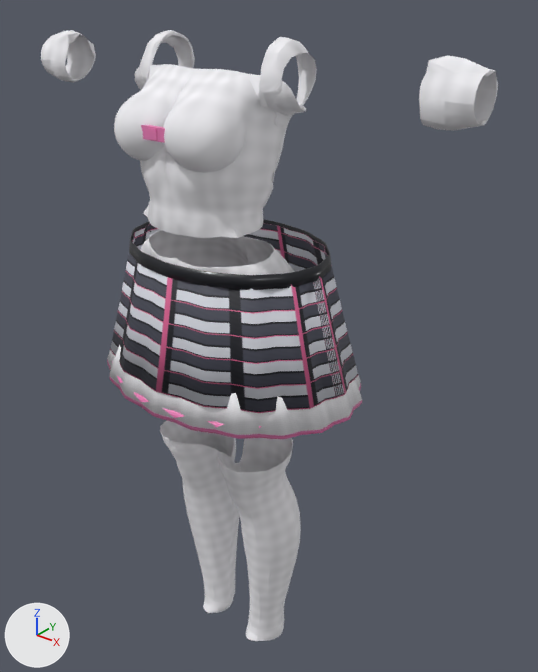
The FBX model Assets/GenWorks/siroino-cyber-kawaii-large/Models/SiroinoCyberKawaii.fbx: old version first, new version second.
One viewpoint serves both versions: a camera (50 mm lens) standing at (0.657, -0.73, 1.125) and looking at (0.026, 0.059, 0.636). Every picture has the same lights, and +X, +Y and +Z are marked at lower left. The picture after the commit comes second.

Objects in the first picture: 'Black_Pink_Plaid_Pleated_Skirt', 'Black_Skirt_Waistband', 'Pink_Underskirt_Hem', 'White_Cropped_Blouse_Front', 'White_Detached_Sleeve_L', 'White_Detached_Sleeve_R', 'White_Puff_Sleeve_L', 'White_Puff_Sleeve_R', 'White_Ruffle_Underskirt', 'White_Thigh_High_Stockings', 'White_Waist_Base' and 4 more.
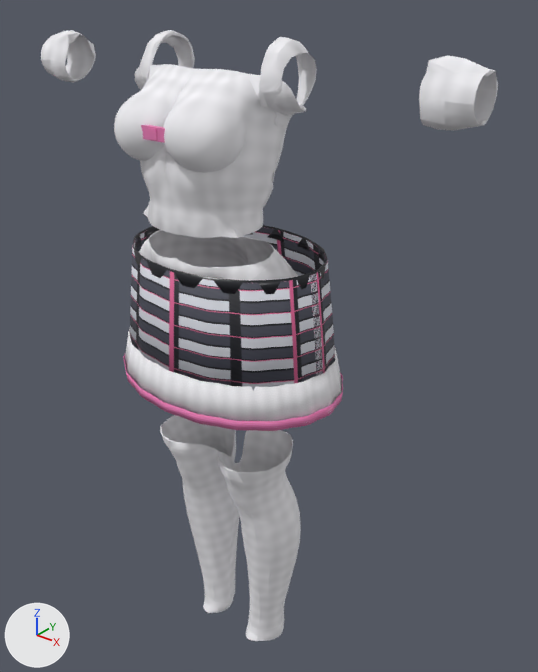
The edits, one by one:
me_white_ruffle_underskirt_mesh is used by ob_white_ruffle_underskirt; location (0.0, 0.0, 0.0).
me_white_ruffle_underskirt_mesh had 320 vertices, 640 faces and spanned x -0.21..0.21, y -0.156..0.156, z 0.595..0.65.
me_white_ruffle_underskirt_mesh now has 320 vertices, 640 faces and spans x -0.181..0.181, y -0.135..0.135, z 0.591..0.646.
me_white_ruffle_underskirt_mesh part 3: 320 of 320 vertices moved; they spanned x -0.21..0.21, y -0.156..0.156, z 0.595..0.65 and now span x -0.181..0.181, y -0.135..0.135, z 0.591..0.646; mean shift (0.0, 0.0, -0.004).
me_black_pink_plaid_pleated_skirt_mesh is used by ob_black_pink_plaid_pleated_skirt; location (0.0, 0.0, 0.0).
me_black_pink_plaid_pleated_skirt_mesh had 384 vertices, 768 faces and spanned x -0.202..0.202, y -0.15..0.15, z 0.625..0.79.
me_black_pink_plaid_pleated_skirt_mesh now has 384 vertices, 768 faces and spans x -0.169..0.169, y -0.125..0.125, z 0.619..0.784.
me_black_pink_plaid_pleated_skirt_mesh part 4: 384 of 384 vertices moved; they spanned x -0.202..0.202, y -0.15..0.15, z 0.625..0.79 and now span x -0.169..0.169, y -0.125..0.125, z 0.619..0.784; mean shift (0.0, 0.0, -0.006).
me_black_skirt_waistband_mesh is used by ob_black_skirt_waistband; location (0.0, 0.0, 0.0).
me_black_skirt_waistband_mesh had 256 vertices, 512 faces and spanned x -0.156..0.156, y -0.115..0.115, z 0.777..0.795.
me_black_skirt_waistband_mesh now has 256 vertices, 512 faces and spans x -0.151..0.151, y -0.111..0.111, z 0.769..0.787.
me_black_skirt_waistband_mesh part 2: 256 of 256 vertices moved; they spanned x -0.156..0.156, y -0.115..0.115, z 0.777..0.795 and now span x -0.151..0.151, y -0.111..0.111, z 0.769..0.787; mean shift (0.0, 0.0, -0.008).
me_pink_underskirt_hem_mesh is used by ob_pink_underskirt_hem; location (0.0, 0.0, 0.0).
me_pink_underskirt_hem_mesh had 320 vertices, 640 faces and spanned x -0.211..0.211, y -0.157..0.157, z 0.59..0.605.
me_pink_underskirt_hem_mesh now has 320 vertices, 640 faces and spans x -0.181..0.181, y -0.136..0.136, z 0.586..0.601.
me_pink_underskirt_hem_mesh part 1: 320 vertices removed from x -0.211..0.211, y -0.157..0.157, z 0.59..0.605; 320 vertices added at x -0.181..0.181, y -0.136..0.136, z 0.586..0.601.

What differs and where, as boxes (x1, y1, x2, y2) in the pictures (538 x 672 px):
'Black_Pink_Plaid_Pleated_Skirt', reshaped
    before: (110, 223, 358, 413)
    after: (130, 227, 335, 391)
'White_Ruffle_Underskirt', reshaped
    before: (107, 344, 362, 436)
    after: (125, 329, 342, 428)
'Black_Skirt_Waistband', reshaped
    before: (129, 219, 331, 290)
    after: (133, 225, 327, 294)
'Pink_Underskirt_Hem', reshaped
    before: (107, 360, 362, 439)
    after: (123, 354, 343, 431)
